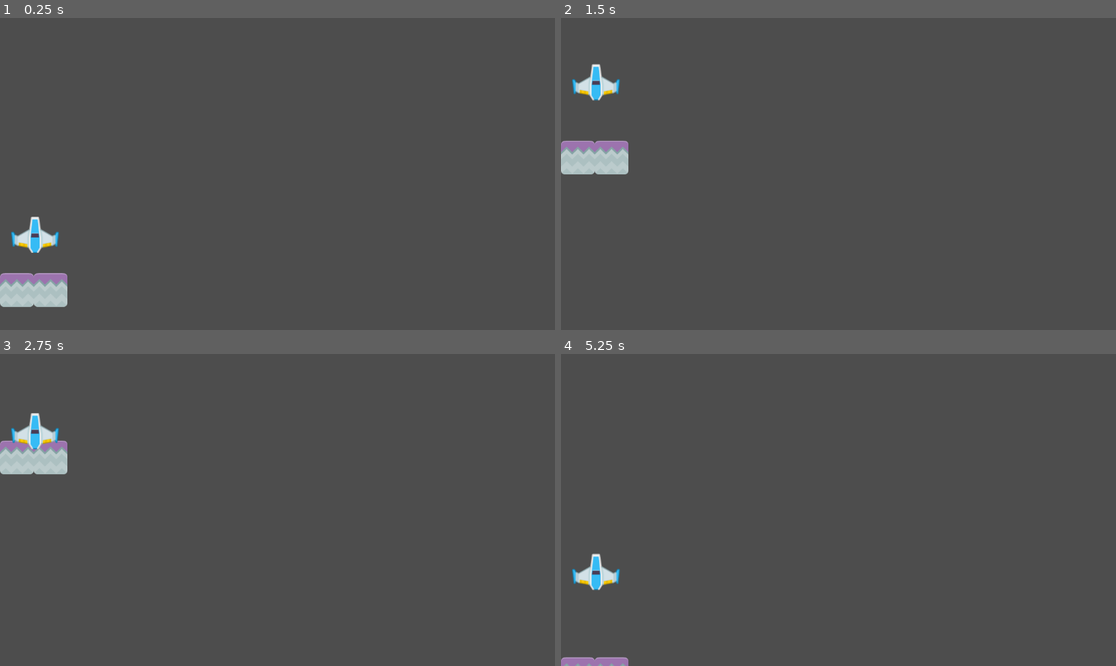
Above: before the commit, frames 1-4 (two rows, left to right).
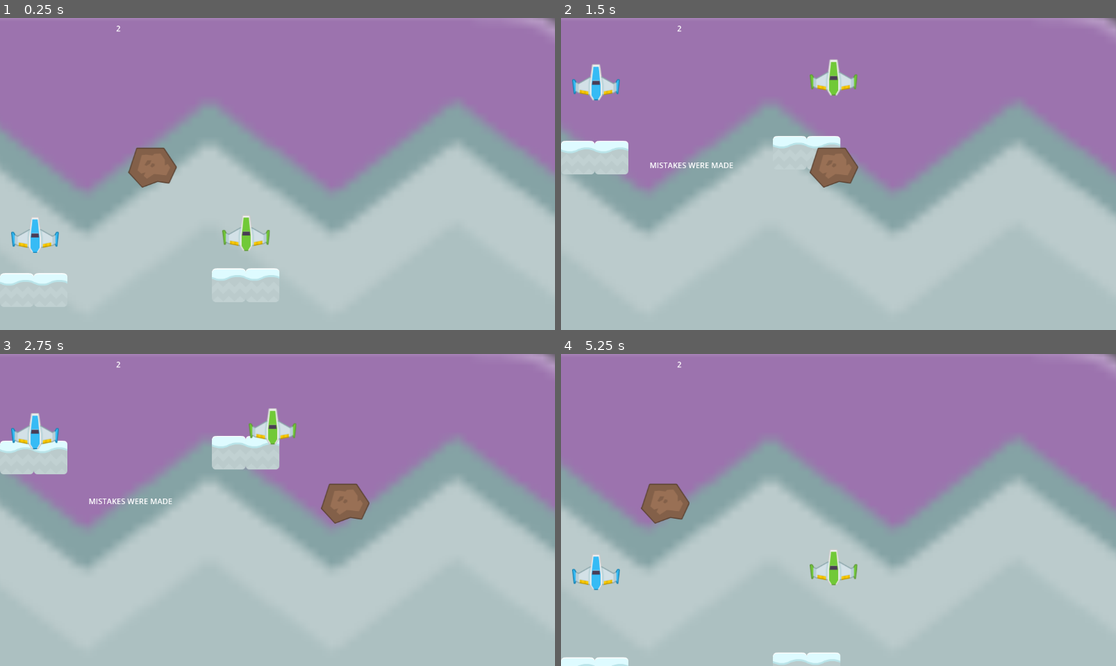
Above: after the commit, the same moments.

Repository: BalqisAsySyifaLumbun/GameDev-Tutorial2
Game: Godot game, scene res://scenes/MainLevel.tscn
The game is run twice, just before and just after one commit, with the same random seed, the same clock (stepped at 60 frames per second) and the same inputs.
Inputs:
- Up to frame 1 (0.25 s): no input
- Up to frame 2 (1.5 s): hold Up (ui_up) 0.53-1.28 s; hold Down (ui_down) from 1.28 s (still down)
- Up to frame 3 (2.75 s): release Down (ui_down) at 2.03 s; hold Up (ui_up) from 2.03 s (still down)
- Up to frame 4 (5.25 s): release Up (ui_up) at 3.53 s; hold Down (ui_down) from 3.53 s (still down)

The runs differ from the first frame. In frame 1, 99% of the frame differs, in the area x 0-100%, y 0-100%; in frame 2, 99%; in frame 3, 99%; in frame 4, 99%.

Commit message:
Edit Level

Diff:
--- /dev/null
+++ b/scenes/BlueShip2.tscn
@@ -0,0 +1,16 @@
+[gd_scene load_steps=3 format=3 uid="uid://stpuevv3jy2j"]
+
+[ext_resource type="Texture2D" uid="uid://3ruxfsvp87ub" path="res://assets/playerShip1_green.png" id="1_srtue"]
+
+[sub_resource type="RectangleShape2D" id="1"]
+size = Vector2(100.011, 77.4256)
+
+[node name="BlueShip2" type="RigidBody2D"]
+position = Vector2(511, 418)
+lock_rotation = true
+
+[node name="Sprite2D" type="Sprite2D" parent="."]
+texture = ExtResource("1_srtue")
+
+[node name="CollisionShape2D" type="CollisionShape2D" parent="."]
+shape = SubResource("1")
--- /dev/null
+++ b/scenes/LoseArea.gd
@@ -0,0 +1,34 @@
+extends Area2D
+
+@onready var plane = get_node("../BlueShip")
+@onready var plane2 = get_node("../BlueShip2")
+@onready var counter = get_node("../Counter")
+@onready var mistake = get_node("../Mistakes")
+
+var count: int = 2
+
+# Called when the node enters the scene tree for the first time.
+func _ready() -> void:
+	update_counter() # Replace with function body.
+
+
+# Called every frame. 'delta' is the elapsed time since the previous frame.
+func _process(delta: float) -> void:
+	pass
+
+
+func _on_body_entered(body: Node2D) -> void:
+	if body.name == "BlueShip" or body.name == "BlueShip2":
+		count = count - 1
+		print(count)
+		update_counter()
+		if count == 0:
+			lose()
+
+func update_counter():
+	counter.text = str(count)
+
+func lose():
+		print("Gemoper")
+		mistake.text = "               GAME OVER             "
+		mistake.visible = true
--- a/scenes/MainLevel.tscn
+++ b/scenes/MainLevel.tscn
@@ -1,14 +1,30 @@
-[gd_scene load_steps=6 format=3 uid="uid://cdoksexcakmop"]
+[gd_scene load_steps=13 format=3 uid="uid://cdoksexcakmop"]
 
 [ext_resource type="PackedScene" uid="uid://y5a4e3ajuy2r" path="res://scenes/StonePlatform.tscn" id="1"]
+[ext_resource type="Texture2D" uid="uid://c0do1j2bc1edf" path="res://assets/stone.png" id="1_rcio5"]
 [ext_resource type="PackedScene" uid="uid://datfp8kxjrjg" path="res://scenes/BlueShip.tscn" id="2"]
 [ext_resource type="Script" path="res://scenes/PlatformBlue.gd" id="3"]
 [ext_resource type="Script" path="res://scenes/ObjectiveArea.gd" id="4"]
+[ext_resource type="PackedScene" uid="uid://stpuevv3jy2j" path="res://scenes/BlueShip2.tscn" id="5_5idr8"]
+[ext_resource type="PackedScene" uid="uid://bewbp8cyh4s1c" path="res://scenes/rocky.tscn" id="5_m0hoc"]
+[ext_resource type="Script" path="res://scenes/rocky.gd" id="5_pgwrd"]
+[ext_resource type="Script" path="res://scenes/LoseArea.gd" id="8_n8i6y"]
 
 [sub_resource type="RectangleShape2D" id="1"]
 size = Vector2(138.75, 79)
 
+[sub_resource type="RectangleShape2D" id="RectangleShape2D_ki4gt"]
+size = Vector2(84, 70)
+
+[sub_resource type="RectangleShape2D" id="RectangleShape2D_1qwtt"]
+size = Vector2(2038, 487)
+
 [node name="MainLevel" type="Node"]
+
+[node name="Sprite2D" type="Sprite2D" parent="."]
+position = Vector2(435, 559)
+scale = Vector2(21.9429, 16.9714)
+texture = ExtResource("1_rcio5")
 
 [node name="PlatformBlue" type="Node2D" parent="."]
 position = Vector2(35, 565)
@@ -30,4 +46,67 @@
 position = Vector2(70.625, 40)
 shape = SubResource("1")
 
+[node name="PlatformBlue2" type="Node2D" parent="."]
+position = Vector2(475, 555)
+script = ExtResource("3")
+
+[node name="StonePlatform" parent="PlatformBlue2" instance=ExtResource("1")]
+
+[node name="StonePlatform2" parent="PlatformBlue2" instance=ExtResource("1")]
+position = Vector2(70, 0)
+
+[node name="BlueShip2" parent="." instance=ExtResource("5_5idr8")]
+
+[node name="ObjectiveArea2" type="Area2D" parent="."]
+script = ExtResource("4")
+
+[node name="CollisionShape2D" type="CollisionShape2D" parent="ObjectiveArea2"]
+position = Vector2(493, 40)
+shape = SubResource("1")
+
+[node name="Node2D" type="Area2D" parent="."]
+script = ExtResource("5_pgwrd")
+
+[node name="Rocky" parent="Node2D" instance=ExtResource("5_m0hoc")]
+position = Vector2(267, 311)
+
+[node name="CollisionShape2D" type="CollisionShape2D" parent="Node2D"]
+position = Vector2(267, 308)
+shape = SubResource("RectangleShape2D_ki4gt")
+
+[node name="Mistakes" type="RichTextLabel" parent="."]
+visible = false
+anchors_preset = -1
+anchor_top = 0.383
+anchor_right = 0.5
+anchor_bottom = 0.562
+offset_left = -3.0
+offset_top = -0.184006
+offset_right = 10.0
+offset_bottom = -0.176025
+text = "
+
+                                             MISTAKES WERE MADE"
+
+[node name="Counter" type="RichTextLabel" parent="."]
+anchors_preset = -1
+anchor_left = 0.209
+anchor_top = 0.015
+anchor_right = 0.238
+anchor_bottom = 0.085
+offset_left = 0.231995
+offset_top = 0.28
+offset_right = -0.175995
+offset_bottom = -0.0800018
+
+[node name="Area2D" type="Area2D" parent="."]
+script = ExtResource("8_n8i6y")
+
+[node name="CollisionShape2D" type="CollisionShape2D" parent="Area2D"]
+position = Vector2(269, 1275)
+shape = SubResource("RectangleShape2D_1qwtt")
+
 [connection signal="body_entered" from="ObjectiveArea" to="ObjectiveArea" method="_on_ObjectiveArea_body_entered"]
+[connection signal="body_entered" from="ObjectiveArea2" to="ObjectiveArea2" method="_on_ObjectiveArea_body_entered"]
+[connection signal="body_entered" from="Node2D" to="Node2D" method="_on_body_entered"]
+[connection signal="body_entered" from="Area2D" to="Area2D" method="_on_body_entered"]
--- a/scenes/PlatformBlue.gd
+++ b/scenes/PlatformBlue.gd
@@ -5,9 +5,6 @@
 # Called when the node enters the scene tree for the first time.
 func _ready():
 	print("Platform initialized")
-	print("StonePlatform global position: ", $StonePlatform.global_position)
-	print("StonePlatform2 global position: ", $StonePlatform2.global_position)
-
 
 # Called every frame. 'delta' is the elapsed time since the previous frame.
 func _process(delta):
--- a/scenes/StonePlatform.tscn
+++ b/scenes/StonePlatform.tscn
@@ -1,6 +1,6 @@
 [gd_scene load_steps=3 format=3 uid="uid://y5a4e3ajuy2r"]
 
-[ext_resource type="Texture2D" uid="uid://c0do1j2bc1edf" path="res://assets/stone.png" id="1_3p1dt"]
+[ext_resource type="Texture2D" uid="uid://cbwgix0inp3tk" path="res://assets/snow.png" id="1_yk317"]
 
 [sub_resource type="RectangleShape2D" id="2"]
 size = Vector2(70.8416, 70.5898)
@@ -8,7 +8,7 @@
 [node name="StonePlatform" type="StaticBody2D"]
 
 [node name="Sprite2D" type="Sprite2D" parent="."]
-texture = ExtResource("1_3p1dt")
+texture = ExtResource("1_yk317")
 
 [node name="CollisionShape2D" type="CollisionShape2D" parent="."]
 shape = SubResource("2")
--- /dev/null
+++ b/scenes/rocky.gd
@@ -0,0 +1,33 @@
+extends Area2D
+
+@export var speed: float = 200
+@export var move_range: float = 500
+var direction: int = 1
+var start_position: Vector2
+
+@onready var plane = get_node("../BlueShip")
+@onready var plane2 = get_node("../BlueShip2")
+@onready var mistake = get_node("../Mistakes")
+# Called when the node enters the scene tree for the first time.
+func _ready() -> void:
+	start_position = position  # Store initial position
+
+func _process(delta: float) -> void:
+	position.x += speed * direction * delta
+
+	# Reverse direction if out of bounds
+	if position.x > start_position.x + move_range:
+		direction = -1
+	elif position.x < start_position.x - move_range:
+		direction = 1
+
+func plane_die():
+	mistake.visible = true
+	print("BAD MOVE!!!")
+	await get_tree().create_timer(3.0).timeout
+	mistake.visible = false
+
+
+func _on_body_entered(body: Node2D) -> void:
+	if body.name == "BlueShip" or body.name == "BlueShip2":
+		plane_die()
--- /dev/null
+++ b/scenes/rocky.tscn
@@ -0,0 +1,15 @@
+[gd_scene load_steps=3 format=3 uid="uid://bewbp8cyh4s1c"]
+
+[ext_resource type="Texture2D" uid="uid://cq5yn6ecuv8qf" path="res://assets/meteorBrown_big1.png" id="1_8e0xy"]
+
+[sub_resource type="RectangleShape2D" id="RectangleShape2D_jijrl"]
+size = Vector2(84, 66)
+
+[node name="StaticBody2D" type="StaticBody2D"]
+
+[node name="Sprite2D" type="Sprite2D" parent="."]
+texture = ExtResource("1_8e0xy")
+
+[node name="CollisionShape2D" type="CollisionShape2D" parent="."]
+position = Vector2(-2, -5)
+shape = SubResource("RectangleShape2D_jijrl")
